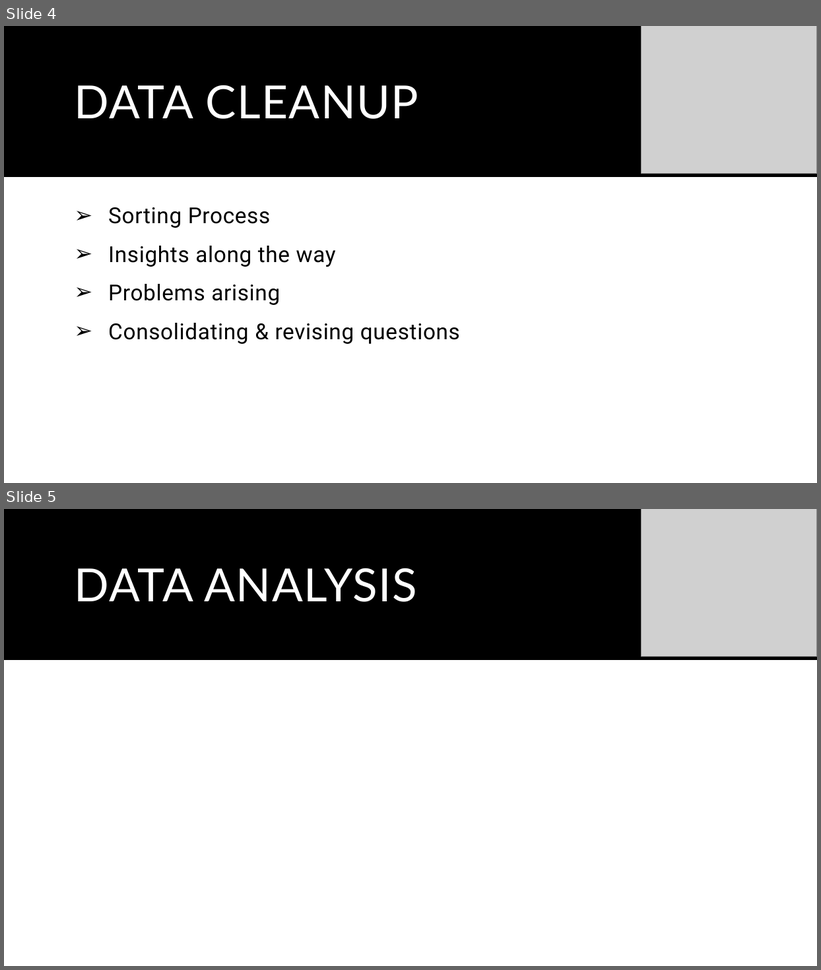
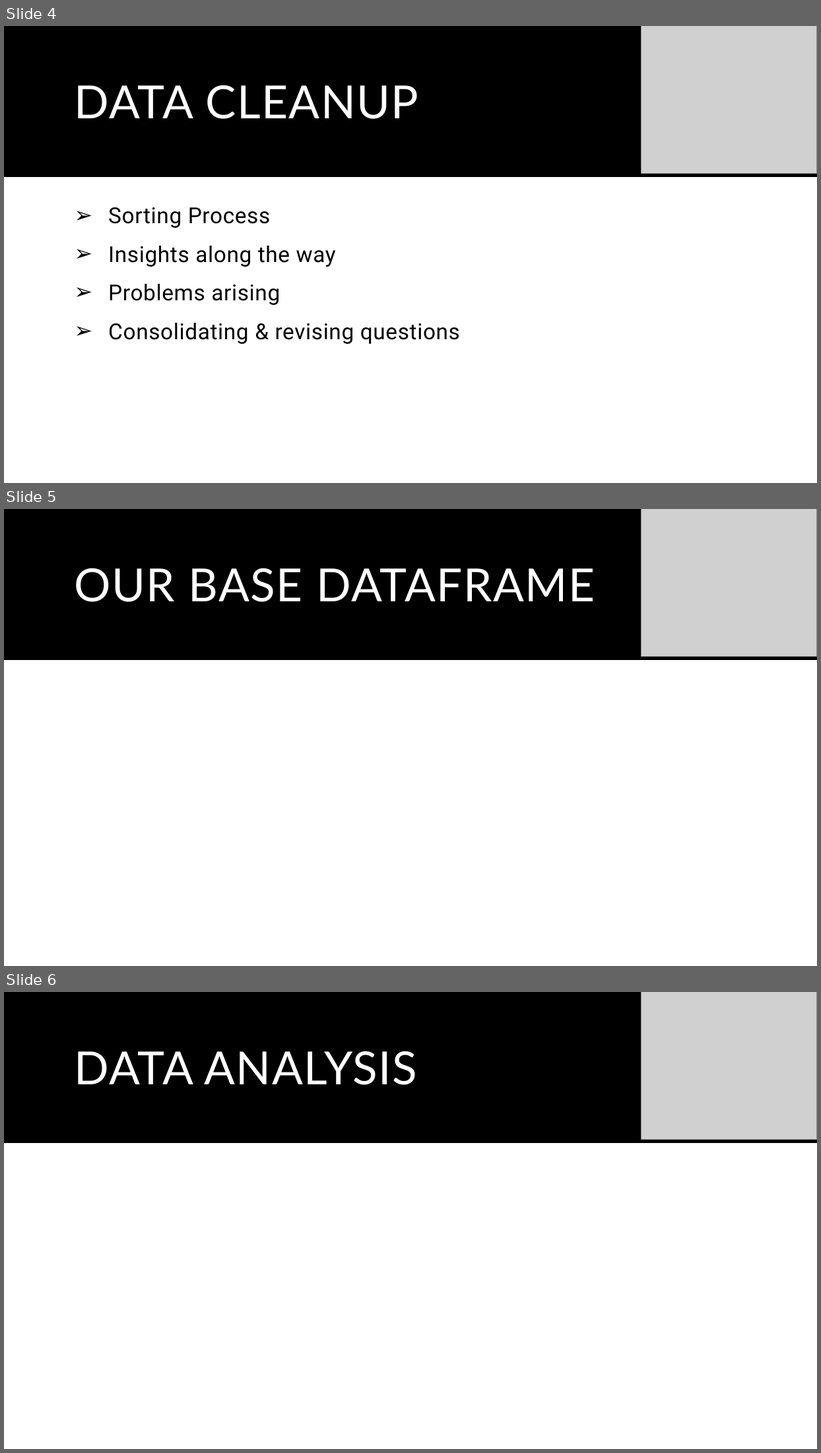
Before and after one commit to shchee5/TurnUptheData, a slide deck: Turn Up The Data.pptx. Shown one above the other, each under a label of ours: slides 4 and 5 before the commit, slides 4, 5 and 6 after it. The pictures are 821x970 and 821x1453 pixels, drawn with LibreOffice and Linux fonts; fonts in the diff are those of the drawing; grey boxes stand for pictures. Boxes give left, top, right and bottom in pixels: in the first picture for what was removed or moved away, otherwise in the second. Text is boxed around its words. In the diff, an @@ line names an element or a change of style, - is before the commit and + after.

Commit message:
update to the powerpoint prior to pictures

```diff
--- a/Turn Up The Data.pptx
+++ b/Turn Up The Data.pptx
@@ slide 5 added at (4,509,817,966), background #FFFFFF; not listed: 1 template element that a slide beside it also shows @@
@@ picture added at (642,509,817,657) @@
@@ title added at (74,568,595,602), 54 pt, text #FFFFFF @@
+OUR BASE DATAFRAME
@@ what was slide 5 is now slide 6 @@
```
